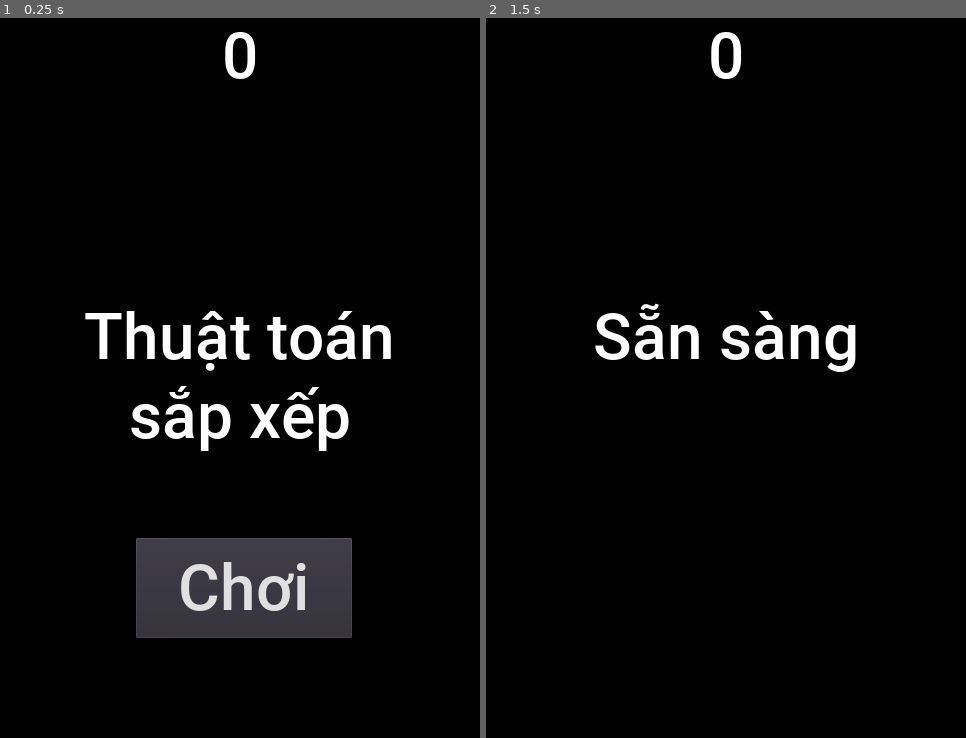
Above: before the commit, frames 1-2 (left to right).
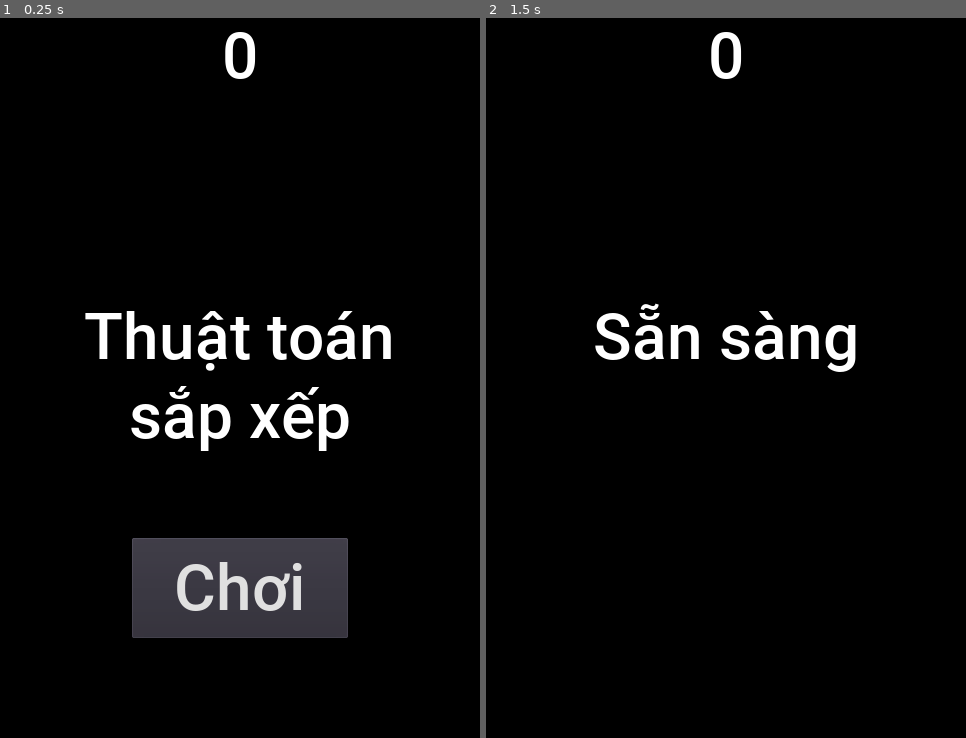
Above: after the commit, the same moments.

Repository: quantranfr/SortingGame
Game: Godot game, scene res://Main.tscn
Same seed, same stepped clock (60 frames per second), same inputs: the game is played once before the commit and once after it.
Inputs:
- Up to frame 1 (0.25 s): no input
- Up to frame 2 (1.5 s): click "Chơi" at 0.5 s; tap Enter at 1.25 s

The runs differ from the first frame. In frame 1, 0.9% of the frame differs, in the area x 27-74%, y 72-87%; in frame 2, nothing differs.

Commit message:
change input format

Diff:
--- a/HUD.tscn
+++ b/HUD.tscn
@@ -54,9 +54,9 @@
 anchor_top = 1.0
 anchor_right = 0.5
 anchor_bottom = 1.0
-margin_left = -104.0
+margin_left = -108.0
 margin_top = -200.0
-margin_right = 112.0
+margin_right = 108.0
 margin_bottom = -100.0
 custom_fonts/font = SubResource( 1 )
 shortcut = SubResource( 3 )
--- a/Main.gd
+++ b/Main.gd
@@ -4,40 +4,28 @@
 const NOT_YET=-1
 const CORRECT=2
 
-var score # elapsed time
-var qno   # question number
+var score=0 # = elapsed time
+var qno=-1   # question number
 
 var cards = { # number written on cards
-	"C1": "1",
-	"C2": "2",
-	"C3": "3",
-	"C4": "4",
-	"C5": "5",
-	"C6": "6",
-	"C7": "7",
-	"C8": "8",
-	"C9": "9",
-	"C0": "0",
+	"C0 D6 16 32": "7",
+	"37 5F D1 3C": "8",
+	"62 C9 B1 A9": "9",
 }
 
 var readers = { # position of each reader in the row
-	"R0": 0,
-	"R1": 1,
-	"R2": 2,
-	"R3": 3,
-	"R4": 4,
-	"R5": 5,
-	"R6": 6,
-	"R7": 7,
+	"R1": 0,
+	"R2": 1,
+	"R3": 2,
 }
 
-var states = ["", "", ""] # suppose that the 3 slots are empty
+var states = ["", "", ""] # suppose that the 3 slots are initially empty
 
 var questions = [
 	"Đặt số 9 vào ô thứ nhất",
-	"Đặt số 8 vào ô thứ hai",
-	"Đặt số 7 vào ô thứ ba",
-	"Đổi chỗ nếu số thứ nhất lớn hơn số thứ hai",
+	"Đặt tiếp số 8 vào ô thứ hai",
+	"Đặt tiếp số 7 vào ô thứ ba",
+	"Đổi chỗ nếu số ở ô thứ nhất lớn hơn số ở ô thứ hai",
 ]
 
 var answers = [ # numbers in the row, "" for empty
@@ -47,43 +35,52 @@
 	["8", "9", "7"],
 ]
 
-func add_card(cardID, readerID):
-	var reader_pos = readers[readerID]
-	var number = cards[cardID]
-	states[reader_pos] = number
-
-func remove_card(readerID):
-	var reader_pos = readers[readerID]
-	states[reader_pos] = ""
-
 func update_states(s):
 	"""
 	This is the key function linking the game logic and the websocket communication.
 
-	s is the message coming from websocket, of format <action>:[<cardID>:]<readerID>
-	with <action> is either 'ADD' or 'REMOVE'
-	"""
-	if ':' in s:
-		var action = s.split(':')[0]
-		if action == 'ADD':
-			var cardID = s.split(':')[1]
-			var readerID = s.split(':')[2]
-			add_card(cardID, readerID)
-			check_states() # don't check when removing cards (to swap cards for example)
-		elif action == 'REMOVE':
-			var readerID = s.split(':')[1]
-			remove_card(readerID)
+	s is the message coming from websocket, of format
+	<reader1>:<card1>;<reader2>:<card2>;…
+	if no card on it, the reader will not be shown
+	"""
+
+	var last_states = states.duplicate()
+
+	# parse message to a dict {readerID:cardID}
+	var s_parsed = {} # there no dict comprehension in GDScript
+	for part in s.split(';'):
+		if part != "":
+			s_parsed[part.split(':')[0]] = part.split(':')[1]
+
+	# loop through known readers to get new states
+	var pos: int
+	var cardID: String
+	for readerID in readers:
+		pos = readers[readerID]
+		if readerID in s_parsed:
+			cardID = s_parsed[readerID]
+			states[pos] = cards[cardID]
 		else:
-			pass # do nothing for now
+			states[pos] = ""
 
 	$HBoxContainer/MarginContainer/ColorRect/Label.text = str(states[0])
 	$HBoxContainer/MarginContainer2/ColorRect/Label.text = str(states[1])
 	$HBoxContainer/MarginContainer3/ColorRect/Label.text = str(states[2])
 
+	# compare with last states, if user's action is only removing cards,
+	# then don't check for validity
+	var is_removing = false
+	for i in range(len(states)):
+		if last_states[i] != "" and states[i] == "":
+			is_removing = true
+	if not is_removing:
+		check_states()
+
 func check_states():
 	"""
-	Compare with the answer. Using global variable `qno`.
-	Return either CORRECT, WRONG, or NOT_YET as a whole (not vs. last reader)
+	Compare with the answer. Using the global variable `qno`.
+	Return either CORRECT, WRONG, or NOT_YET
+	Don't use this function when the user is removing cards (to swap cards for example)
 	"""
 	var answer = answers[qno]
 	var check = CORRECT
@@ -96,11 +93,7 @@
 
 	if check != NOT_YET:
 		if check == CORRECT:
-			qno += 1
-			if qno < len(questions):
-				show_question()
-			else:
-				victory()
+			next_question()
 		else:
 			game_over()
 
@@ -121,17 +114,23 @@
 
 func new_game():
 	score = 0
-	qno = 0
+	qno = -1
 	states = ["", "", ""]
-	update_states("")
+	$HBoxContainer/MarginContainer/ColorRect/Label.text = ""
+	$HBoxContainer/MarginContainer2/ColorRect/Label.text = ""
+	$HBoxContainer/MarginContainer3/ColorRect/Label.text = ""
 	$StartTimer.start()
 	$HUD.update_score(score)
 	$HUD.show_message("Sẵn sàng")
 	$Music.play()
-	show_question()
-
-func show_question():
-	$QuestionLabel.text = questions[qno]
+	next_question()
+
+func next_question():
+	qno += 1
+	if qno < len(questions):
+		$QuestionLabel.text = questions[qno]
+	else:
+		victory()
 
 func _on_StartTimer_timeout():
 	$ScoreTimer.start()
@@ -192,7 +191,8 @@
 	var pkt = _server.get_peer(id).get_packet()
 	var s = pkt.get_string_from_utf8()
 	print("Got data from client %d: %s" % [id, s])
-	update_states(s)
+	if $ScoreTimer.time_left > 0: # processing incoming message during gameplay only
+		update_states(s)
 	# _server.get_peer(id).put_packet(pkt) # send back data
 
 func _process(delta):
Not shown, changed: docs/README.md
